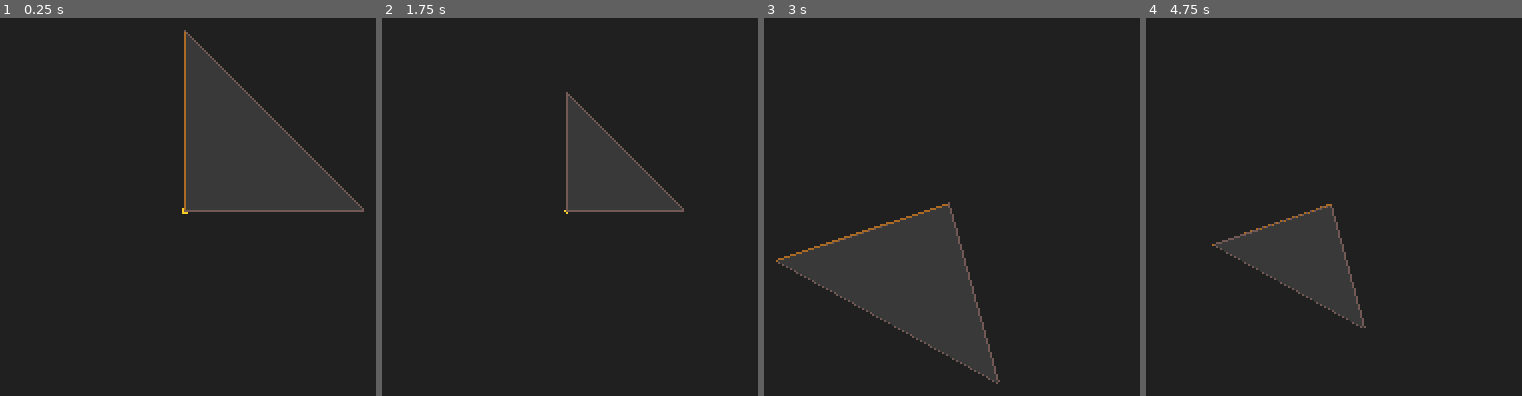
Above: before the commit, frames 1-4 (left to right).
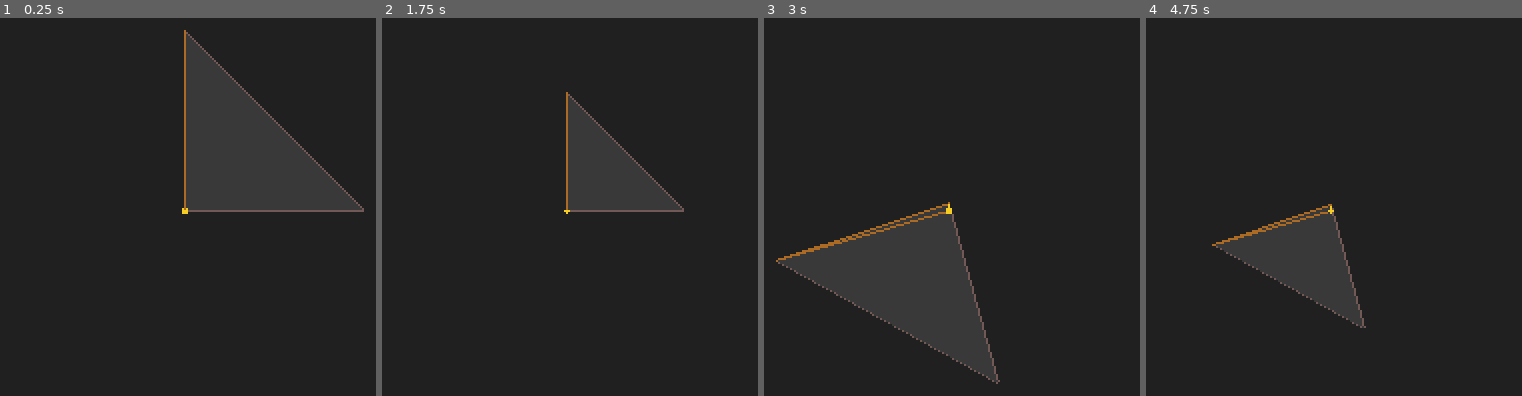
Above: after the commit, the same moments.

Repository: Y-o-p/gizmo
Game: Godot game, scene res://scenes/main.tscn
Same seed, same stepped clock (60 frames per second), same inputs: the game is played once before the commit and once after it.
Inputs (mouse positions are in pixels of both pictures, inside the frame that each line leads up to):
- Up to frame 1 (0.25 s): no input
- Up to frame 2 (1.75 s): tap Enter at 0.5 s; move the mouse to (outside the picture) at 0.52 s; click (outside the picture) at 0.6 s; tap Space (swap_projection) at 1.25 s; move the mouse to (outside the picture) at 1.27 s; tap P (pop_command_stack) at 1.35 s; click (outside the picture) at 1.55 s
- Up to frame 3 (3 s): tap Enter at 2 s; move the mouse to (outside the picture) at 2.02 s; hold Middle mouse button (rotate_mode) 2.03-2.78 s; click (outside the picture) at 2.3 s; tap Space (swap_projection) at 2.75 s; move the mouse to (929, 225) at 2.77 s; click (929, 225) at 2.85 s
- Up to frame 4 (4.75 s): tap Enter at 3.5 s; move the mouse to (outside the picture) at 3.52 s; hold Space (swap_projection) 3.53-4.28 s; click (outside the picture) at 3.8 s; move the mouse to (outside the picture) at 4.27 s; tap Mouse wheel up (zoom_in) at 4.35 s; click (outside the picture) at 4.55 s

The runs differ from the first frame. In frame 1, less than 0.1% of the frame differs, in the area x 48-50%, y 3-52%; in frame 2, 0.2%; in frame 3, 0.3%, in the area x 5-50%, y 48-65%; in frame 4, 0.3%.

Commit message:
Selection lines are always visible.

Diff:
--- a/gizmo/globals/draw_3d.gd
+++ b/gizmo/globals/draw_3d.gd
@@ -1,7 +1,7 @@
 # Source: https://github.com/Ryan-Mirch/Line-and-Sphere-Drawing/blob/main/Draw3D.gd
 extends Node
 
-func line(pos1: Vector3, pos2: Vector3, color = Color.WHITE_SMOKE, persist_ms = 0):
+func line(pos1: Vector3, pos2: Vector3, color = Color.WHITE_SMOKE, depth_test = true, persist_ms = 0):
 	var mesh_instance := MeshInstance3D.new()
 	var immediate_mesh := ImmediateMesh.new()
 	var material := ORMMaterial3D.new()
@@ -16,10 +16,11 @@
 
 	material.shading_mode = BaseMaterial3D.SHADING_MODE_UNSHADED
 	material.albedo_color = color
+	material.no_depth_test = not depth_test
 
 	return await final_cleanup(mesh_instance, persist_ms)
 
-func point(pos: Vector3, radius = 0.05, color = Color.WHITE_SMOKE, persist_ms = 0):
+func point(pos: Vector3, radius = 0.05, color = Color.WHITE_SMOKE, depth_test = true, persist_ms = 0):
 	var mesh_instance := MeshInstance3D.new()
 	var sphere_mesh := SphereMesh.new()
 	var material := ORMMaterial3D.new()
@@ -34,6 +35,7 @@
 
 	material.shading_mode = BaseMaterial3D.SHADING_MODE_UNSHADED
 	material.albedo_color = color
+	material.no_depth_test = not depth_test
 
 	return await final_cleanup(mesh_instance, persist_ms)
 
--- a/gizmo/scenes/model.tscn
+++ b/gizmo/scenes/model.tscn
@@ -12,12 +12,10 @@
 ambient_light_sky_contribution = 0.85
 volumetric_fog_sky_affect = 0.328
 
-[sub_resource type="ORMMaterial3D" id="ORMMaterial3D_yyhii"]
+[sub_resource type="StandardMaterial3D" id="StandardMaterial3D_yyhii"]
+cull_mode = 2
 shading_mode = 0
 albedo_color = Color(0.22352941, 0.22352941, 0.22352941, 1)
-proximity_fade_distance = 0.5
-stencil_flags = 2
-stencil_color = Color(0.1791046, 0.25311372, 0.37583062, 1)
 
 [sub_resource type="ArrayMesh" id="ArrayMesh_rka1o"]
 
@@ -39,7 +37,7 @@
 environment = SubResource("Environment_rka1o")
 
 [node name="Model" type="MeshInstance3D" parent="."]
-material_override = SubResource("ORMMaterial3D_yyhii")
+material_override = SubResource("StandardMaterial3D_yyhii")
 mesh = SubResource("ArrayMesh_rka1o")
 script = ExtResource("1_rka1o")
 
--- a/gizmo/scripts/command.gd
+++ b/gizmo/scripts/command.gd
@@ -125,6 +125,7 @@
 		)
 
 	selection.model.rebuild_surface_from_tool()
+	selection._emit_face_vertices()
 
 func pop():
 	stack.commands.remove_at(stack.commands.size() - 1)
--- a/gizmo/scripts/model.gd
+++ b/gizmo/scripts/model.gd
@@ -59,7 +59,7 @@
 
 func rebuild_surface_from_arrays():
 	mesh.clear_surfaces()
-	#generate_normals()
+	generate_normals()
 	mesh.add_surface_from_arrays(Mesh.PRIMITIVE_TRIANGLES, surface_array)
 	tool.clear()
 	tool.create_from_surface(mesh, 0)
@@ -68,7 +68,7 @@
 
 func rebuild_surface_from_tool():
 	mesh.clear_surfaces()
-	#generate_normals()
+	generate_normals()
 	tool.commit_to_surface(mesh)
 	rebuild_wireframe()
 
--- a/gizmo/scripts/model_overlay.gd
+++ b/gizmo/scripts/model_overlay.gd
@@ -13,8 +13,6 @@
 	var edge_vertices = selection.get_selected_edge_vertices()
 
 	# Draw the face lines
-	var normal: Vector3 = selection.model.tool.get_face_normal(selection.face)
-	var normal_offset := normal * 0.001
 	for idx in range(len(face_vertices)):
 		var a = face_vertices[idx]
 		var b = face_vertices[(idx + 1) % len(face_vertices)]
@@ -22,21 +20,23 @@
 			continue
 
 		_meshes.append(await Draw3D.line(
-			normal_offset + selection.model.tool.get_vertex(a),
-			normal_offset + selection.model.tool.get_vertex(b),
-			Color("ac6b26")
+			selection.model.tool.get_vertex(a),
+			selection.model.tool.get_vertex(b),
+			Color("ac6b26"),
+			false
 		))
 
 	# Draw the edge line
 	_meshes.append(await Draw3D.line(
-		normal_offset + selection.model.tool.get_vertex(edge_vertices[0]),
-		normal_offset + selection.model.tool.get_vertex(edge_vertices[1]),
-		Color("f6cd26")
+		selection.model.tool.get_vertex(edge_vertices[0]),
+		selection.model.tool.get_vertex(edge_vertices[1]),
+		Color("f6cd26"),
+		false
 	))
 
 	# Draw the point
 	var vertex = selection.get_selected_vertex()
-	_meshes.append(await Draw3D.point(selection.model.tool.get_vertex(vertex), 0.02, Color("f6cd26")))
+	_meshes.append(await Draw3D.point(selection.model.tool.get_vertex(vertex), 0.02, Color("f6cd26"), false))
 
 func find_sequence(array: Array, sequence: Array) -> int:
 	for i in range(len(array)):
